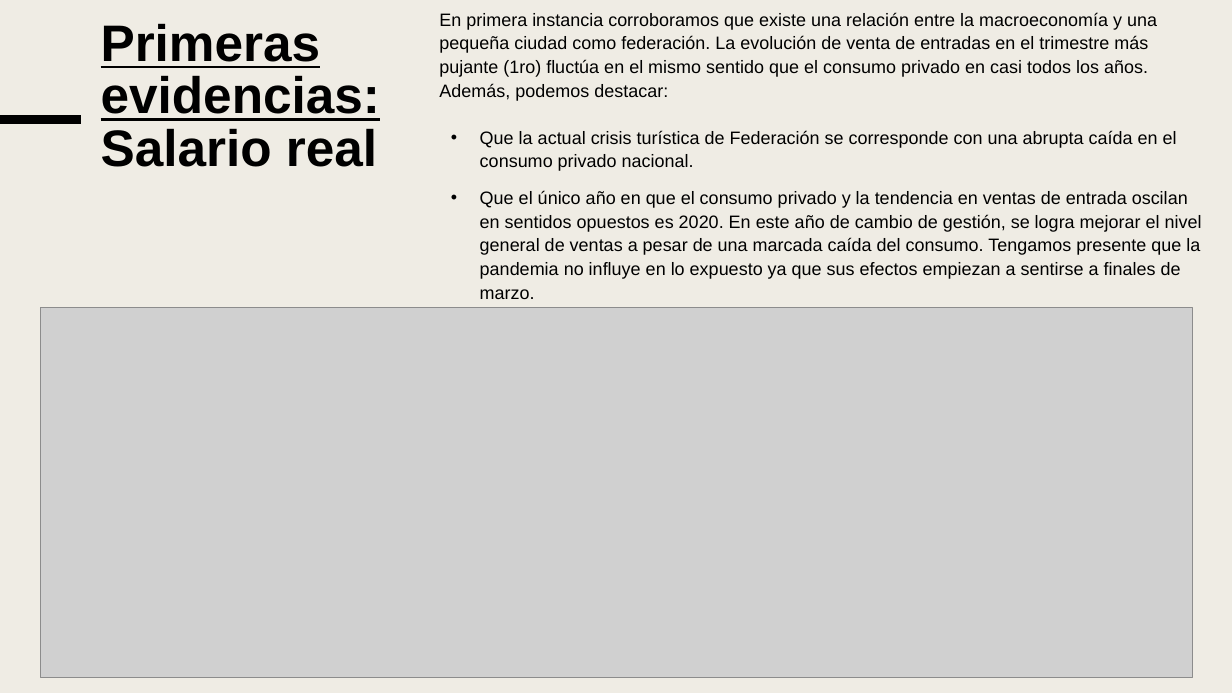
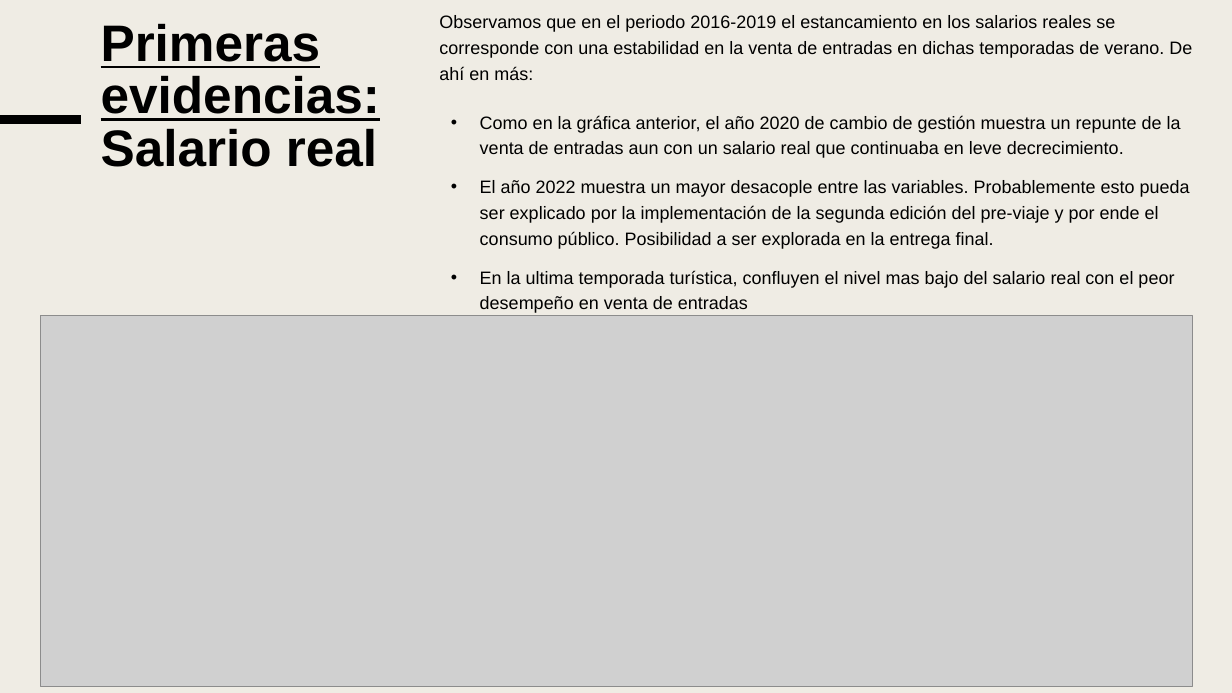
Before and after one commit to miller862/TERMAS-FEDERACION, a slide deck: slide 5 of Presentacion termas.pptx. Drawn at 1232x693 pixels with LibreOffice and Linux fonts; fonts in the diff are those of the drawing; grey boxes stand for pictures. Boxes give left, top, right and bottom in pixels: in the first picture for what was removed or moved away, otherwise in the second. Text is boxed around its words. In the diff, an @@ line names an element or a change of style, - is before the commit and + after.

Commit message:
cambios ppt

```diff
--- a/Presentacion termas.pptx
+++ b/Presentacion termas.pptx
@@ text at [439, 15, 1192, 313]: text changed @@
-En primera instancia corroboramos que existe una relación entre la macroeconomía y una pequeña ciudad como federación. La evolución de venta de entradas en el trimestre más pujante (1ro) fluctúa en el mismo sentido que el consumo privado en casi todos los años. Además, podemos destacar:
-• Que la actual crisis turística de Federación se corresponde con una abrupta caída en el consumo privado nacional.
-• Que el único año en que el consumo privado y la tendencia en ventas de entrada oscilan en sentidos opuestos es 2020. En este año de cambio de gestión, se logra mejorar el nivel general de ventas a pesar de una marcada caída del consumo. Tengamos presente que la pandemia no influye en lo expuesto ya que sus efectos empiezan a sentirse a finales de marzo.
+Observamos que en el periodo 2016-2019 el estancamiento en los salarios reales se corresponde con una estabilidad en la venta de entradas en dichas temporadas de verano. De ahí en más:
+• Como en la gráfica anterior, el año 2020 de cambio de gestión muestra un repunte de la venta de entradas aun con un salario real que continuaba en leve decrecimiento.
+• El año 2022 muestra un mayor desacople entre las variables. Probablemente esto pueda ser explicado por la implementación de la segunda edición del pre-viaje y por ende el consumo público. Posibilidad a ser explorada en la entrega final.
+• En la ultima temporada turística, confluyen el nivel mas bajo del salario real con el peor desempeño en venta de entradas
@@ picture: place and size @@
-picture at [41, 308, 1192, 678]
+picture at [41, 316, 1192, 687]
```
Also in this commit, not shown: 2 other slides changed.
